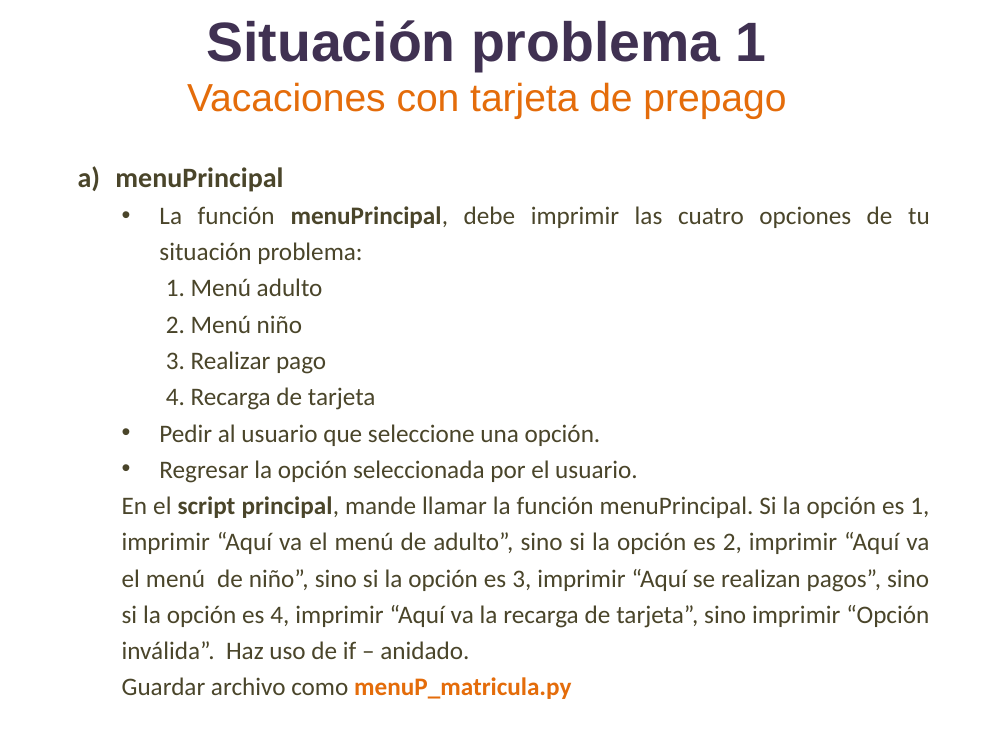
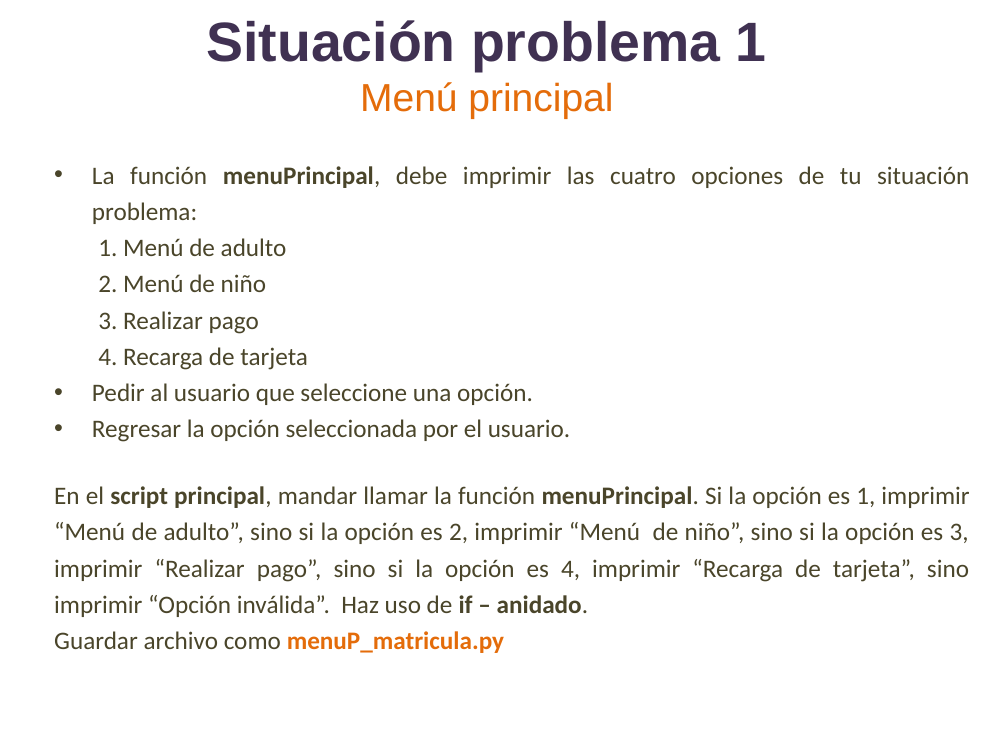
Before and after one commit to lizetheP/PensamientoC, a slide deck: slide 5 of Calendario2019/Presentaciones/Semana2/SITUACION1_F.pptx. Drawn at 1008x756 pixels with LibreOffice and Linux fonts; fonts in the diff are those of the drawing. Boxes give left, top, right and bottom in pixels: in the first picture for what was removed or moved away, otherwise in the second. Text is boxed around its words. In the diff, an @@ line names an element or a change of style, - is before the commit and + after.

```diff
--- a/Calendario2019/Presentaciones/Semana2/SITUACION1_F.pptx
+++ b/Calendario2019/Presentaciones/Semana2/SITUACION1_F.pptx
@@ title at [207,20,767,119]: text changed; size 27.9 to 39.6 pt; text colour #E46C0A to #403152; bold on @@
-Situación problema 1
-Vacaciones con tarjeta de prepago
+Situación problema 1
+Menú principal
@@ text "La función menuPrincipal, debe imprimir ...": place and size @@
-text "La función menuPrincipal, debe imprimir ..." at [115,167,930,659]
+text "La función menuPrincipal, debe imprimir ..." at [54,166,969,653]
@@ text at [115,167,283,192]: paragraph removed @@
-a) menuPrincipal
@@ text at [98,238,287,292]: text changed @@
-    1. Menú adulto
-    2. Menú niño
+    1. Menú de adulto
+    2. Menú de niño
@@ text at [54,486,969,617]: text changed @@
-  En el script principal, mande llamar la función menuPrincipal. Si la opción es 1, imprimir “Aquí va el menú de adulto”, sino si la opción es 2, imprimir “Aquí va el menú de niño”, sino si la opción es 3, imprimir “Aquí se realizan pagos”, sino si la opción es 4, imprimir “Aquí va la recarga de tarjeta”, sino imprimir “Opción inválida”. Haz uso de if – anidado.
+  En el script principal, mandar llamar la función menuPrincipal. Si la opción es 1, imprimir “Menú de adulto”, sino si la opción es 2, imprimir “Menú de niño”, sino si la opción es 3, imprimir “Realizar pago”, sino si la opción es 4, imprimir “Recarga de tarjeta”, sino imprimir “Opción inválida”. Haz uso de if – anidado.
```
Also in this commit, not shown: 4 other slides changed, 4 slides added, 2 other files.
